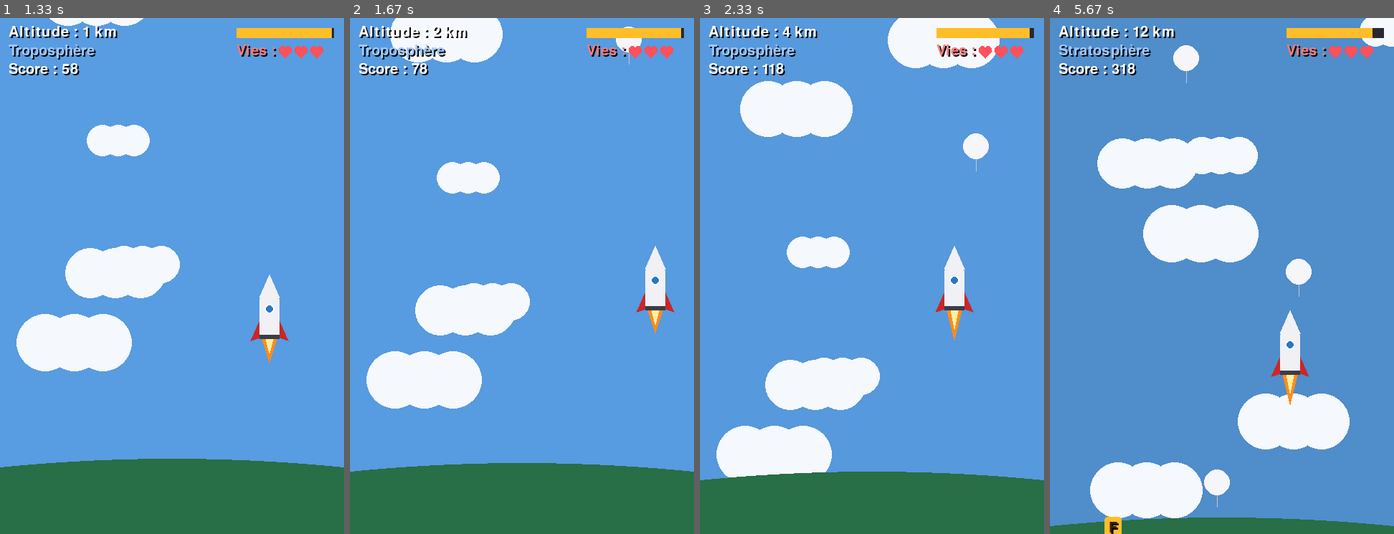
Above: before the commit, frames 1-4 (left to right).
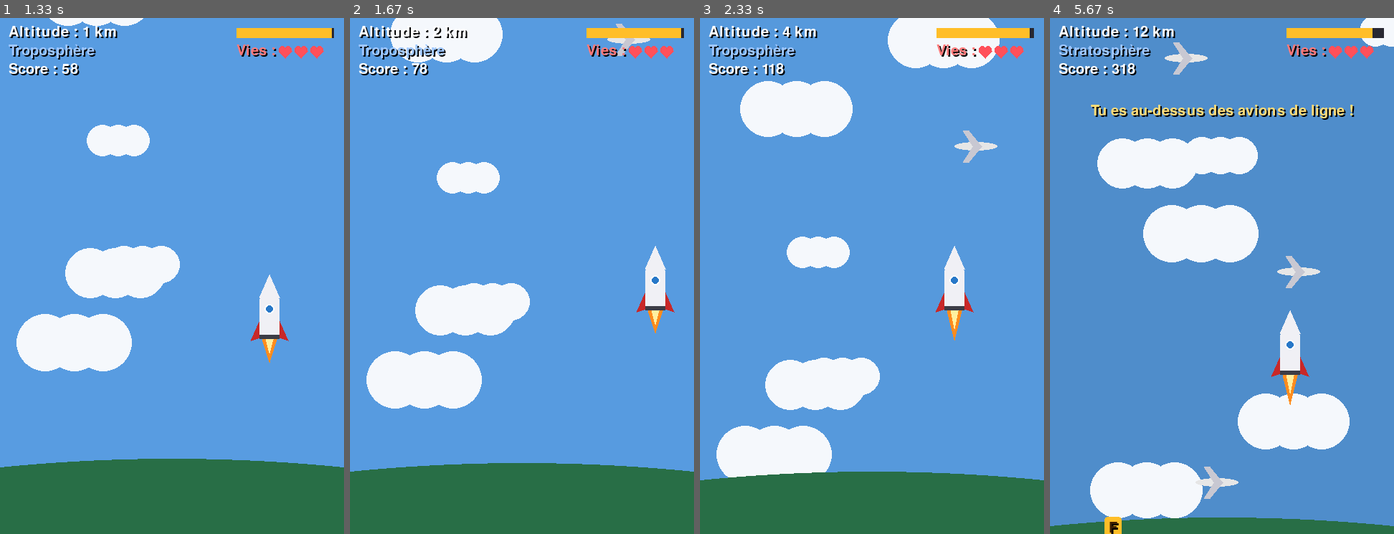
Above: after the commit, the same moments.

Repository: Edouard12-french/Fusee
Game: pygame game, started from pygame/main.py
Same seed, same stepped clock (60 frames per second), same inputs: the game is played once before the commit and once after it.
Inputs (mouse positions are in pixels of both pictures, inside the frame that each line leads up to):
- Up to frame 1 (1.33 s): press the mouse at (89, 281) at 0.37 s; move the mouse to (147, 337) at 0.47 s; release the mouse at (206, 389) at 0.6 s; hold Right 0.67-1.13 s; move the mouse to (51, 466) at 0.7 s; hold Up from 1.17 s (still down)
- Up to frame 2 (1.67 s): release Up at 1.47 s; hold Right from 1.5 s (still down)
- Up to frame 3 (2.33 s): release Right at 1.97 s; hold Left from 2 s (still down)
- Up to frame 4 (5.67 s): release Left at 2.53 s; hold Down 2.57-2.87 s; hold Left 2.9-3.3 s; hold Up 3.33-3.7 s; hold Right 3.73-4.37 s; hold Down 4.4-4.77 s; hold Left 4.8-5.27 s; hold Right from 5.3 s (still down)

Frame 1 is identical in both runs. In frame 2, 0.2% of the frame differs, in the area x 74-88%, y 1-10%; in frame 3, 0.3%; in frame 4, 2.0%, in the area x 11-89%, y 4-95%.

Commit message:
Version pygame : avions remis, message au-dessus des avions de ligne
Co-Authored-By: Claude Opus 5.5 <noreply@anthropic.com>
Claude-Session: https://claude.ai/code/session_01AEbwQb9SR3dw2KQBUsDw85

Diff:
--- a/pygame/main.py
+++ b/pygame/main.py
@@ -12,6 +12,7 @@
 # ---------- 1. Les réglages du jeu ----------
 LARGEUR, HAUTEUR = 480, 720
 IMAGES_PAR_SECONDE = 60
+ALTITUDE_AVIONS = 12         # km : les avions de ligne volent en dessous
 ALTITUDE_KARMAN = 100        # km : là où commence l'espace
 ALTITUDE_LUNE = 384400       # km : la distance de la Lune
 
@@ -150,7 +151,9 @@
 
 
 def choisir_obstacle(altitude):
-    """Dans le ciel il y a des ballons, puis des satellites et des astéroïdes."""
+    """Dans le ciel il y a des avions, plus haut des ballons, puis des satellites et des astéroïdes."""
+    if altitude < ALTITUDE_AVIONS:
+        return "avion"
     if altitude < ALTITUDE_KARMAN:
         return "ballon"
     if altitude < 36000:
@@ -320,6 +323,8 @@
             ecrire("Espace ou touche l'écran pour décoller", LARGEUR // 2, 380, centre=True)
         else:
             dessiner_infos(fusee, altitude, score)
+            if ALTITUDE_AVIONS < altitude < ALTITUDE_AVIONS + 8:
+                ecrire("Tu es au-dessus des avions de ligne !", LARGEUR // 2, 120, couleur=(255, 220, 120), centre=True)
             if altitude > ALTITUDE_KARMAN and altitude < ALTITUDE_KARMAN + 30:
                 ecrire("Ligne de Kármán : bienvenue dans l'espace !", LARGEUR // 2, 120, couleur=(255, 220, 120), centre=True)
         if etat in ("perdu", "gagne"):
Not shown, changed: itch/fusee-pygame-code.zip
